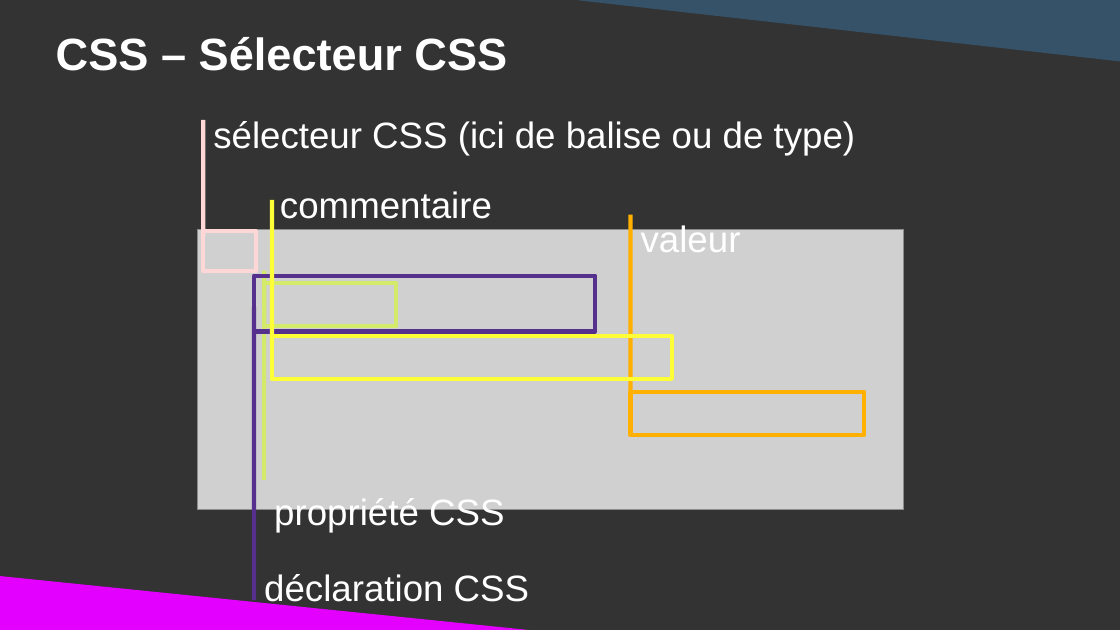
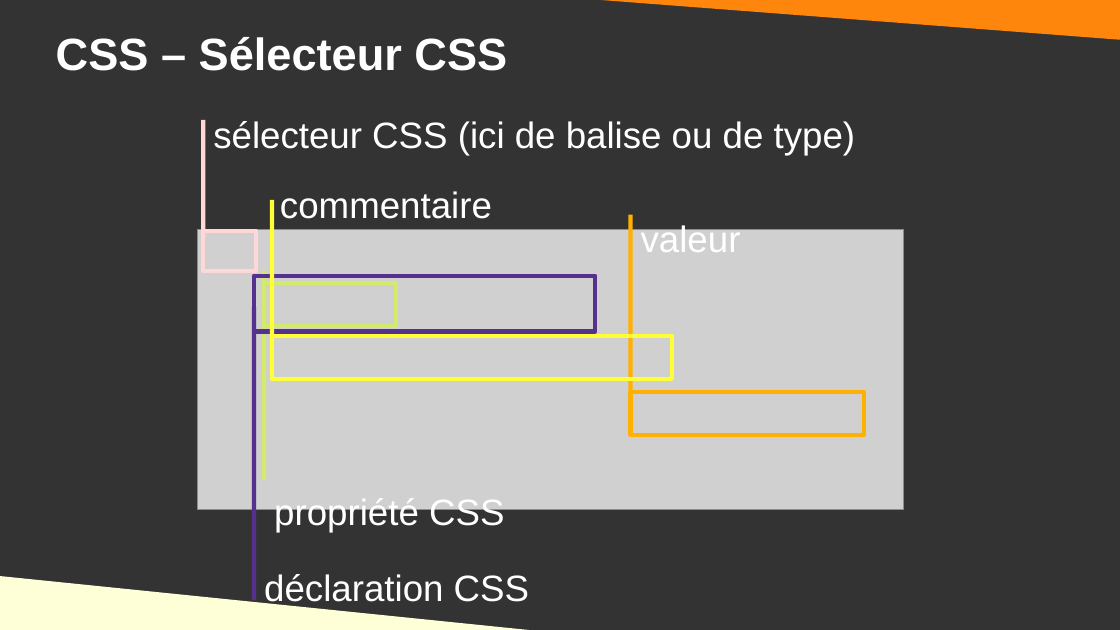
Before and after one commit to DanYellow/cours, a slide deck: slide 18 of integration-web-s1/travaux-pratiques/numero-3/presentation.odp. Drawn at 1120x630 pixels with LibreOffice and Linux fonts; fonts in the diff are those of the drawing; grey boxes stand for pictures. Boxes give left, top, right and bottom in pixels: in the first picture for what was removed or moved away, otherwise in the second. Text is boxed around its words. In the diff, an @@ line names an element or a change of style, - is before the commit and + after.

```diff
--- a/integration-web-s1/travaux-pratiques/numero-3/presentation.odp
+++ b/integration-web-s1/travaux-pratiques/numero-3/presentation.odp
@@ right triangle resized from (x1=562, y1=0, x2=1120, y2=65) to (x1=543, y1=0, x2=1120, y2=40) @@
@@ right triangle at (x1=543, y1=0, x2=1120, y2=40): fill #355269 to #FF860D @@
@@ right triangle at (x1=0, y1=576, x2=579, y2=630): fill #E400FF to #FFFFD7 @@
```
Also in this commit, not shown: 4 other slides changed, 2 slides added, 16 other files.
